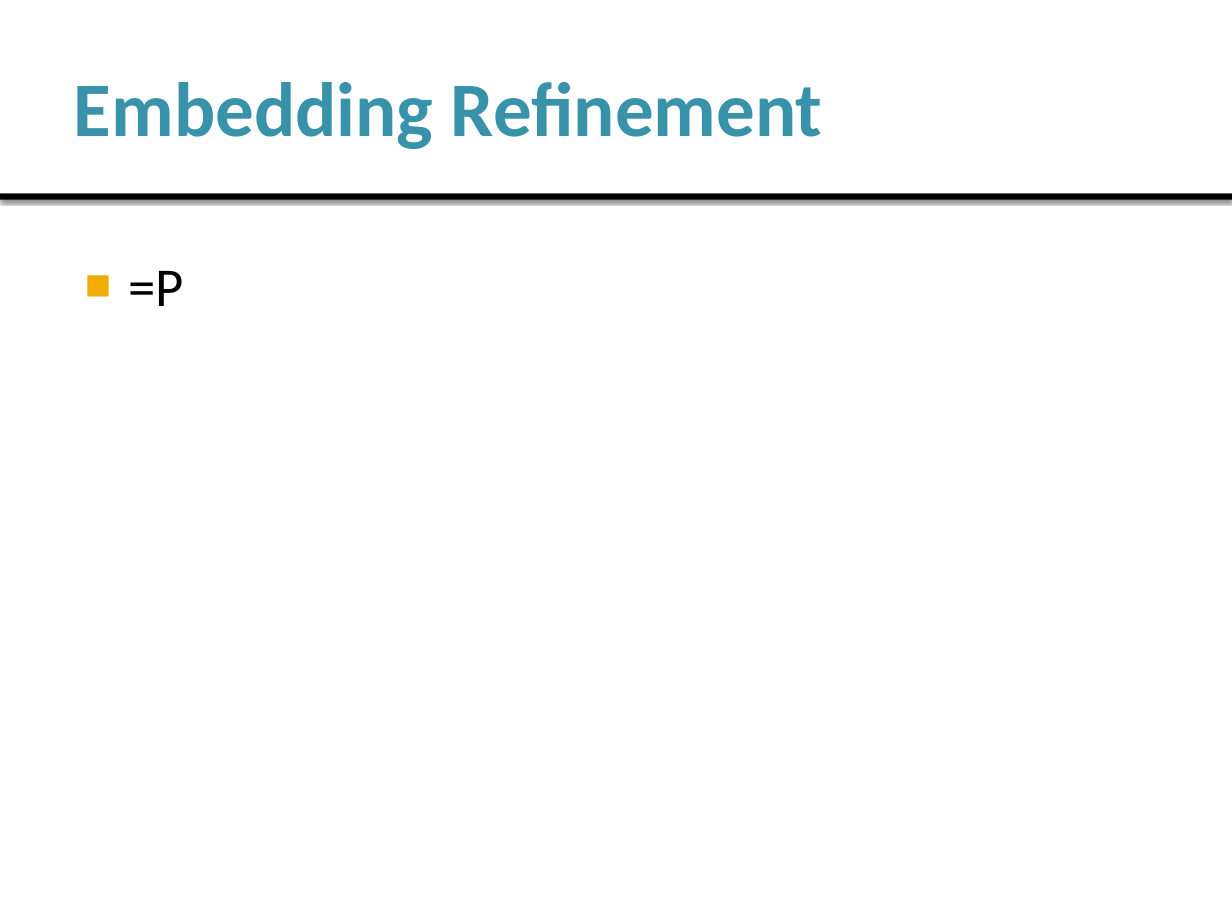
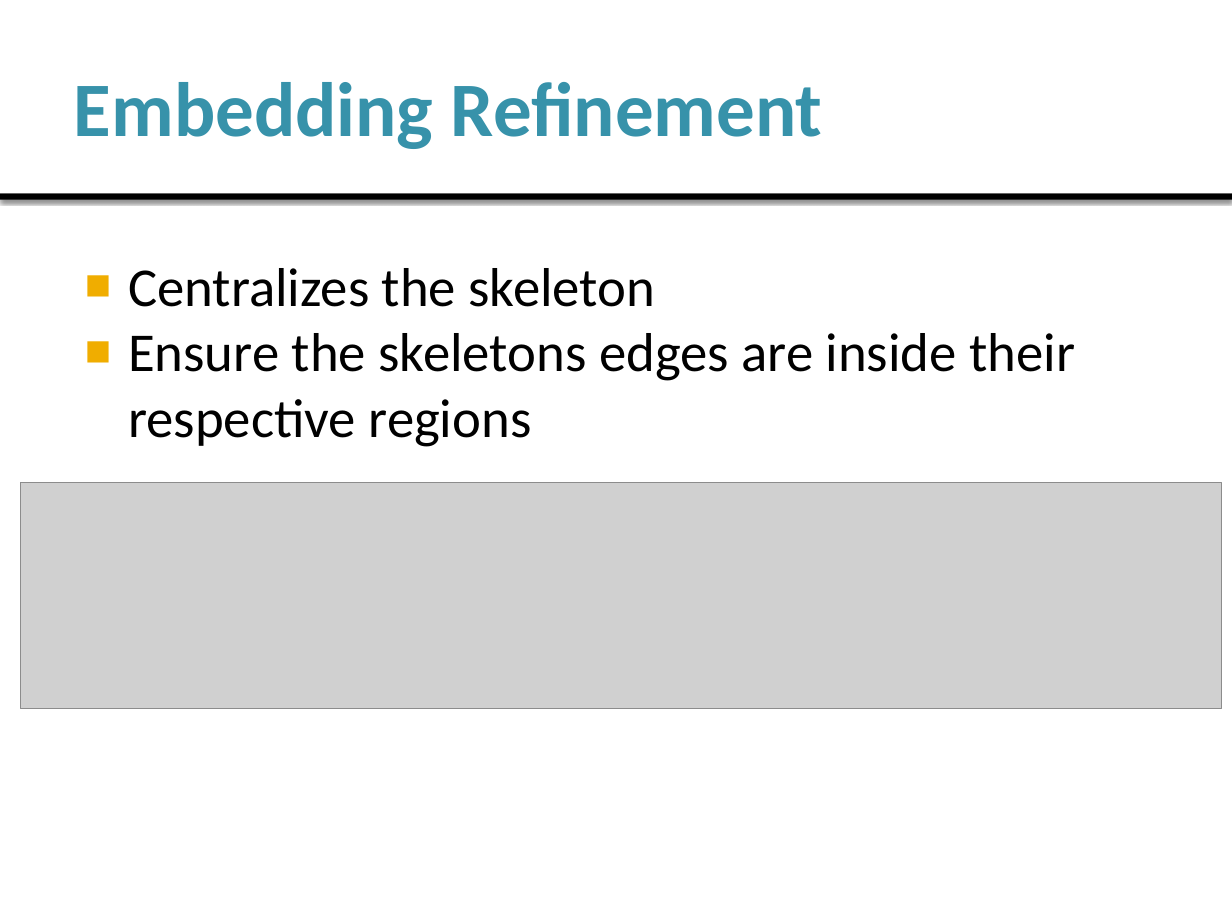
Before and after one commit to jonatascmedeiros/Skeleton-Extraction, a slide deck: slide 15 of Docs/Presentation.pptx (slide 12 before the commit). Drawn at 1232x924 pixels with LibreOffice and Linux fonts; fonts in the diff are those of the drawing; grey boxes stand for pictures. Boxes give left, top, right and bottom in pixels: in the first picture for what was removed or moved away, otherwise in the second. Text is boxed around its words. In the diff, an @@ line names an element or a change of style, - is before the commit and + after.

```diff
--- a/Docs/Presentation.pptx
+++ b/Docs/Presentation.pptx
@@ text at (128, 268, 1075, 447): text changed @@
-■ =P
+■ Centralizes the skeleton
+■ Ensure the skeletons edges are inside their respective regions
@@ picture added at (21, 483, 1222, 710) @@
```
Also in this commit, not shown: 10 other slides changed, 6 slides added, 1 other file.
